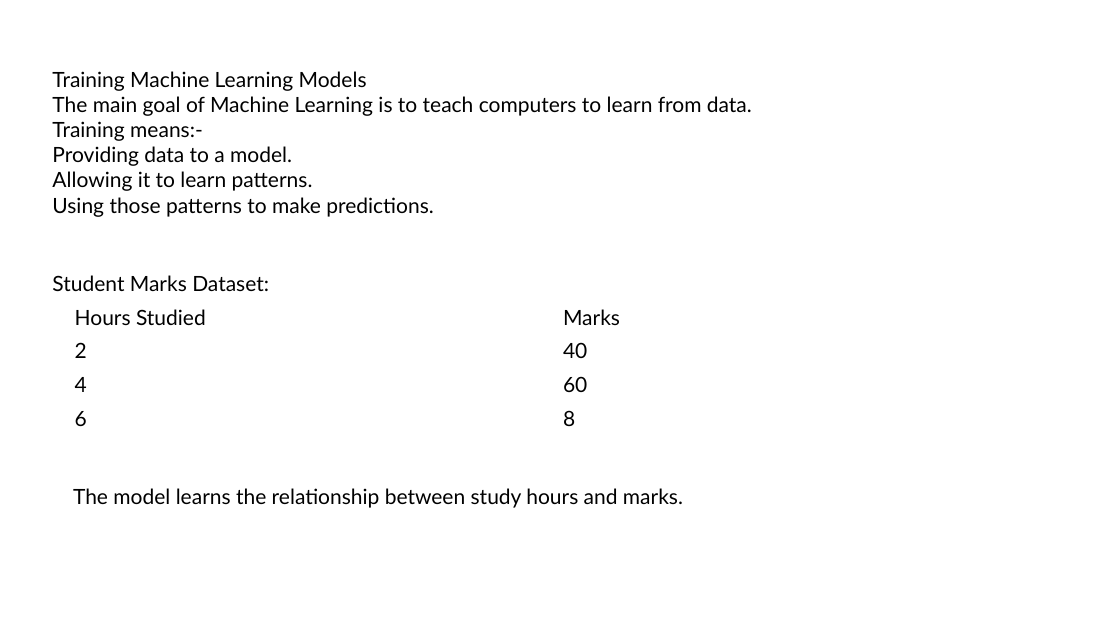
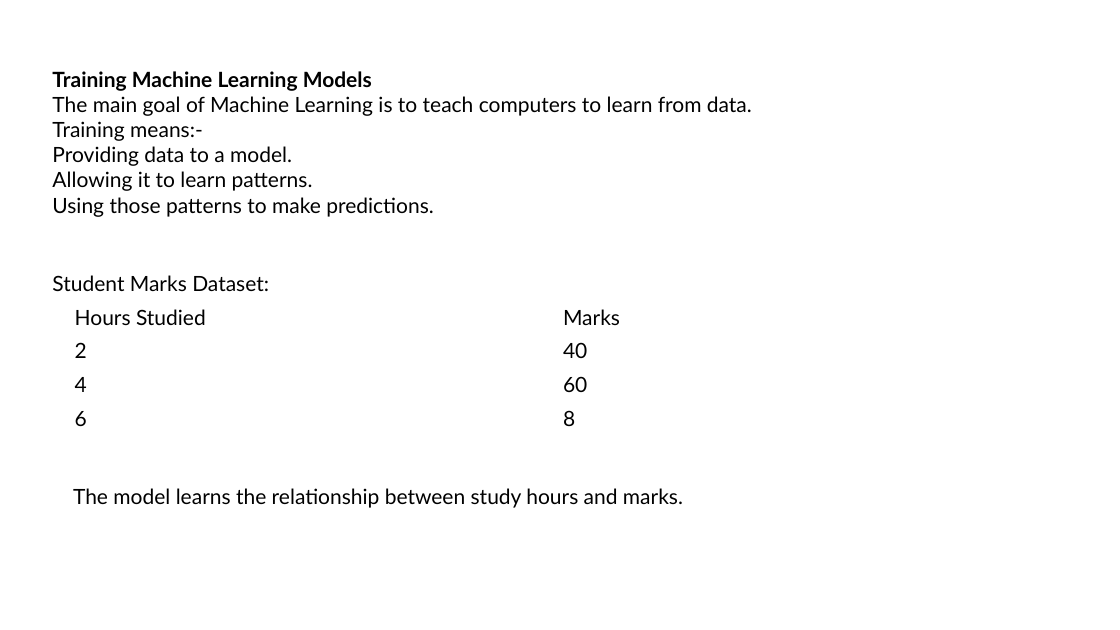
Before and after one commit to srilekhachundu/office_files, a slide deck: slide 5 of Python_Library.pptx. Drawn at 1120x630 pixels with LibreOffice and Linux fonts; fonts in the diff are those of the drawing. Boxes give left, top, right and bottom in pixels: in the first picture for what was removed or moved away, otherwise in the second. Text is boxed around its words. In the diff, an @@ line names an element or a change of style, - is before the commit and + after.

```diff
--- a/Python_Library.pptx
+++ b/Python_Library.pptx
@@ text at (52,71,372,91): bold on in "Training Machine Learning Models" @@
```
Also in this commit, not shown: 3 other slides changed, 2 slides added.
